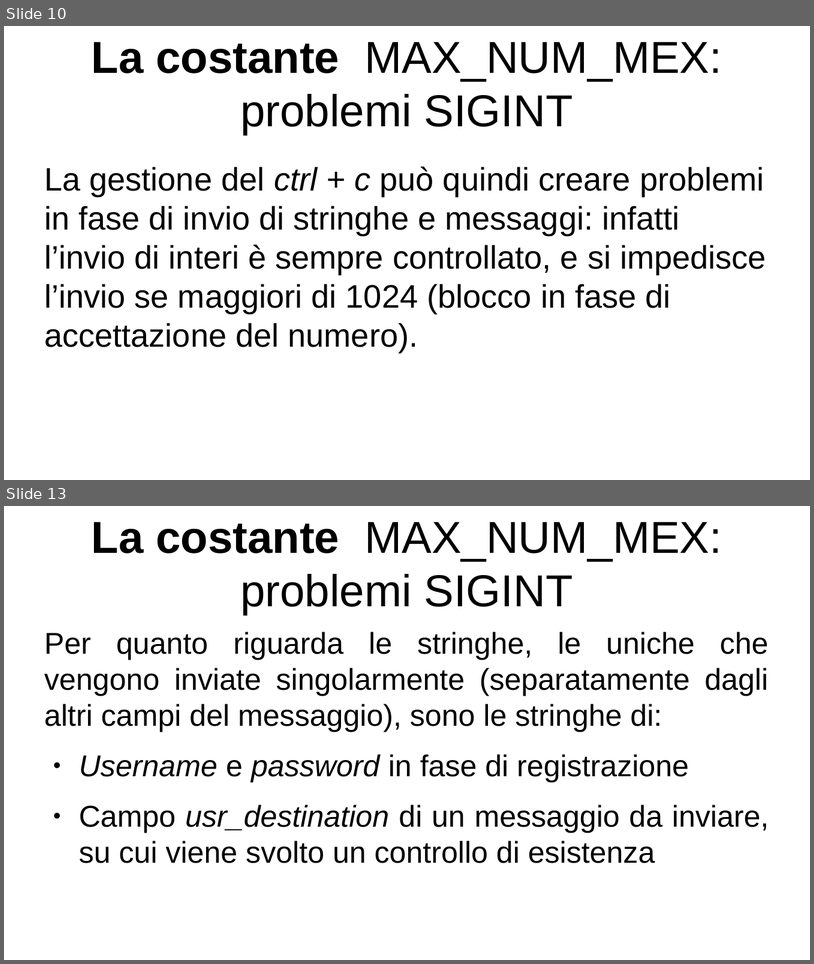
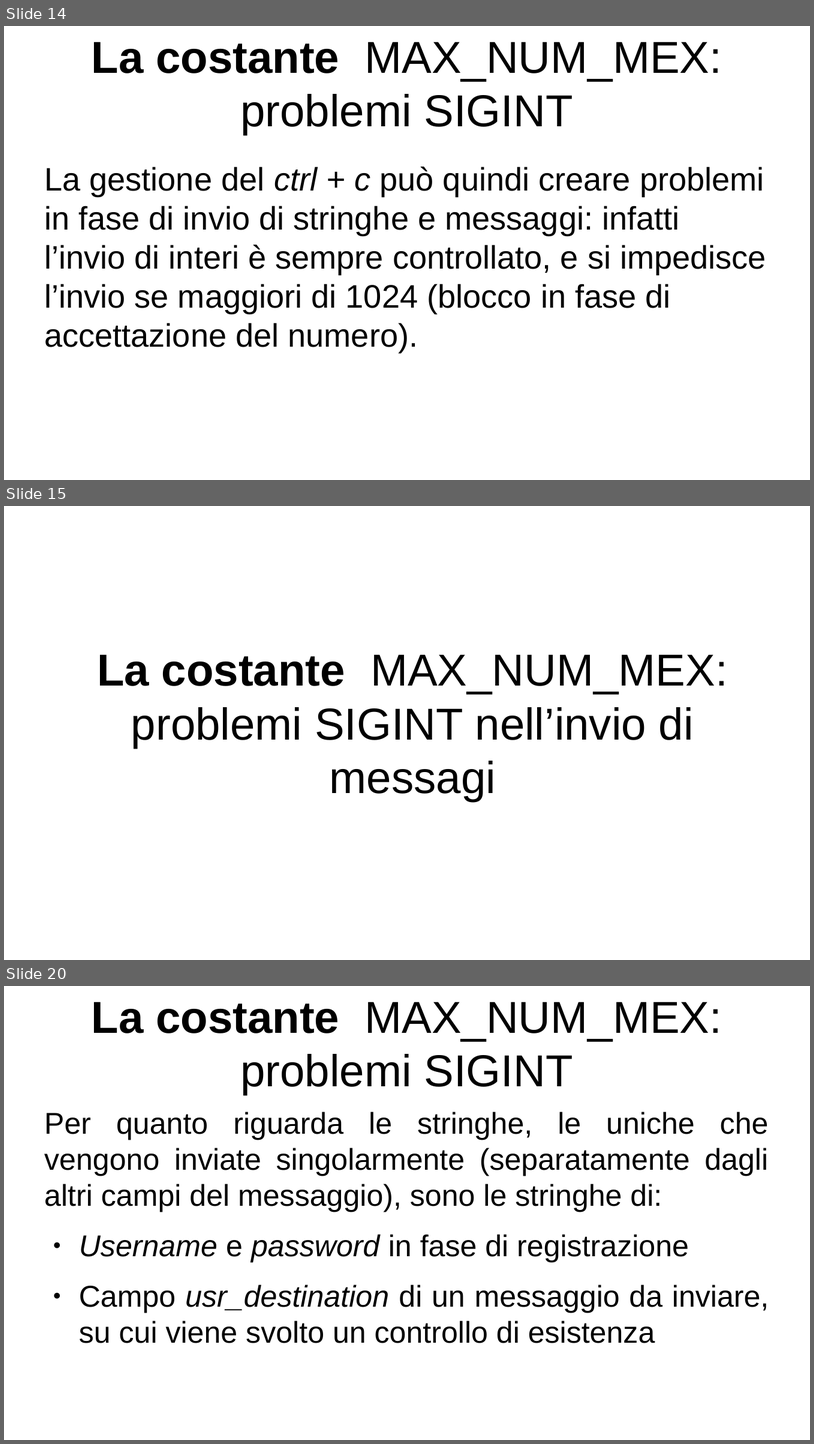
Before and after one commit to lucaMastro/progetto_SO, a slide deck: presentazione_progetto_SO.odp. Shown one above the other, each under a label of ours: slides 10 and 13 before the commit, slides 14, 15 and 20 after it; the slides between them are not shown. The pictures are 814x964 and 814x1444 pixels, drawn with LibreOffice and Linux fonts; fonts in the diff are those of the drawing. Boxes give left, top, right and bottom in pixels: in the first picture for what was removed or moved away, otherwise in the second. Text is boxed around its words. In the diff, an @@ line names an element or a change of style, - is before the commit and + after.

```diff
--- a/presentazione_progetto_SO.odp
+++ b/presentazione_progetto_SO.odp
@@ slide 15 added at (x1=4, y1=506, x2=810, y2=960), background #FFFFFF @@
@@ title added at (x1=97, y1=654, x2=728, y2=801), 44 pt, text #000000 @@
+La costante MAX_NUM_MEX: problemi SIGINT nell’invio di messagi
@@ what was slide 10 is now slide 14 @@
@@ what was slide 13 is now slide 20 @@
```
Also in this commit, not shown: 9 slides changed, 10 other slides added, 1 slide removed.
